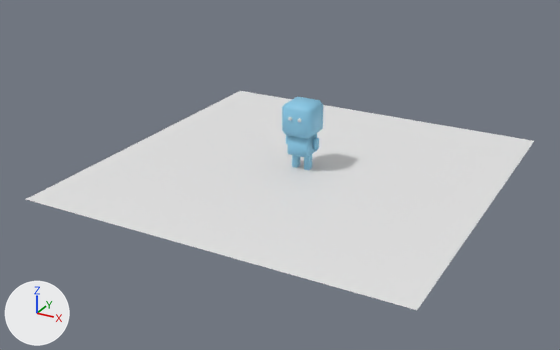
An edit to the Blender file blender-models/boxman2.blend, drawn before and after from the same camera.
Both versions are drawn from a camera (50 mm lens) standing at (20.0, -39.2, 19.0) and looking at (-0.4, -2.1, 0.4). Every picture has the same lights, and +X, +Y and +Z are marked at lower left.
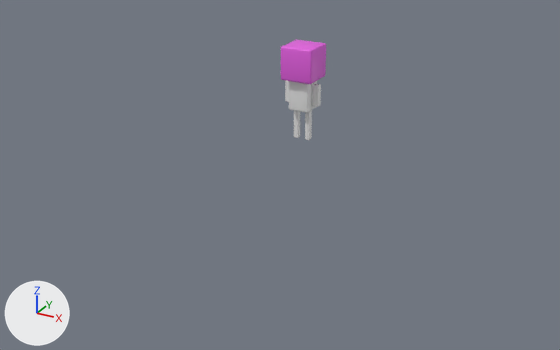
What differs and where, as boxes (x1, y1, x2, y2) in the pictures (560 x 350 px):
'Plane', deleted
    before: (26, 91, 534, 310)
'Cube', reshaped, moved (10% wider)
    before: (282, 97, 323, 139)
    after: (281, 40, 326, 84)
'Cube.001', reshaped, moved, rescaled (27% taller)
    before: (288, 133, 317, 158)
    after: (289, 81, 317, 113)
'Cube.004', moved, rescaled
    before: (304, 154, 312, 170)
    after: (305, 110, 312, 140)
'Cube.002', moved, rescaled (43% wider, 71% taller)
    before: (313, 137, 319, 150)
    after: (312, 84, 321, 107)
'Cube.005', moved, rescaled
    before: (292, 155, 300, 168)
    after: (294, 111, 300, 138)
'Cube.003', moved, rescaled
    before: (286, 135, 288, 144)
    after: (285, 81, 289, 102)

What the commit changed:
Material 'CharacterPink' (mat_characterpink) is new.
Its base color is (0.8, 0.119, 0.768) (pink #e761e3).
me_cube is used by ob_cube; location (0.0, 0.0, 2.46).
me_cube had 24 vertices, 26 faces and spanned x -1.0..1.0, y -1.0..1.0, z 0.01..2.01.
me_cube no longer uses material mat_material_001 (blue #89c9e7).
me_cube now has 96 vertices, 98 faces and spans x -1.0..1.0, y -1.0..1.0, z 0.01..2.01.
me_cube part 1: 24 vertices removed from x -1.0..1.0, y -1.0..1.0, z 0.01..2.01; 96 vertices added at x -1.0..1.0, y -1.0..1.0, z 0.01..2.01.
me_cube now uses material mat_characterpink (pink #e761e3).
me_cube_001 is used by ob_cube_001; location (0.0, 0.0, 1.82); scale (0.698, 0.698, 0.62).
me_cube_001 had 24 vertices, 26 faces and spanned x -1.0..1.0, y -1.0..1.0, z -1.0..1.0.
me_cube_001 no longer uses material mat_material_001 (blue #89c9e7).
me_cube_001 now has 96 vertices, 98 faces and spans x -1.0..1.0, y -1.0..1.0, z -1.0..1.0.
me_cube_001 part 2: 24 vertices removed from x -1.0..1.0, y -1.0..1.0, z -1.0..1.0; 96 vertices added at x -1.0..1.0, y -1.0..1.0, z -1.0..1.0.
Object 'Cube' (ob_cube) moves from (0.0, 0.0, 2.46) to (0.0, 0.0, 5.9).
Object 'Cube.001' (ob_cube_001) moves from (0.0, 0.0, 1.82) to (0.0, 0.0, 4.97).
Object 'Cube.001' (ob_cube_001) is rescaled from (0.698, 0.698, 0.62) to (0.637, 0.637, 0.929).
Object 'Cube.002' (ob_cube_002) moves from (0.91, 0.0, 2.2) to (0.88, 0.0, 5.57).
Object 'Cube.002' (ob_cube_002) is rescaled from (0.149, 0.162, 0.344) to (0.207, 0.179, 0.637).
Object 'Cube.004' (ob_cube_004) moves from (0.41, 0.0, 1.18) to (0.39, 0.0, 3.09).
Object 'Cube.004' (ob_cube_004) is rescaled from (0.176, 0.236, 0.501) to (-0.146, 0.162, 0.929).
Object 'Cube.003' (ob_cube_003) moves from (-0.92, 0.0, 2.2) to (-0.9, 0.0, 5.57).
Object 'Cube.003' (ob_cube_003) is rescaled from (0.149, 0.162, 0.344) to (0.207, 0.179, 0.637).
Object 'Cube.005' (ob_cube_005) moves from (-0.41, 0.0, 1.18) to (-0.38, 0.0, 3.09).
Object 'Cube.005' (ob_cube_005) is rescaled from (0.176, 0.236, 0.501) to (-0.146, 0.162, 0.929).
Object 'Plane' (ob_plane) is deleted.
